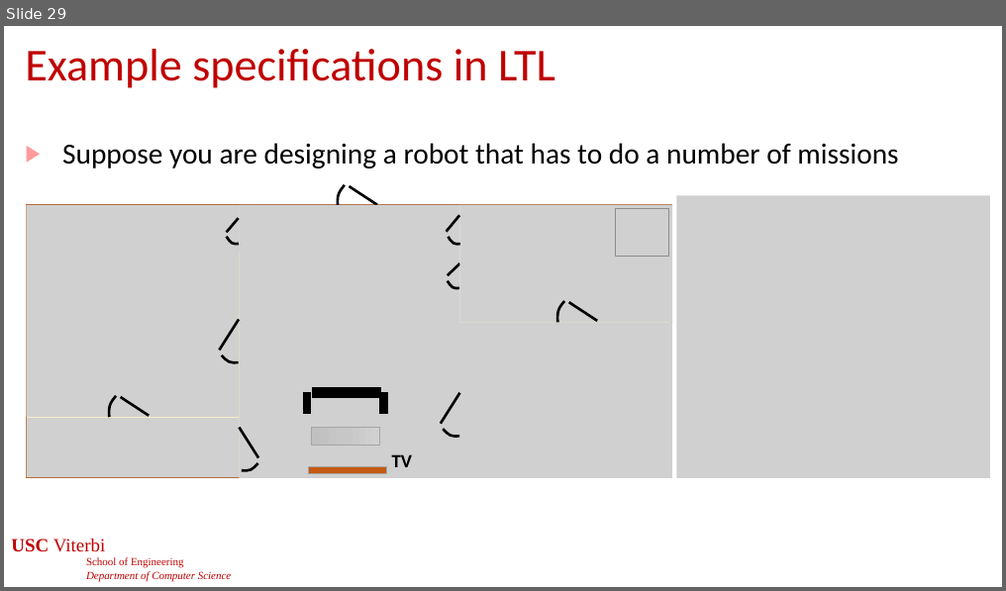
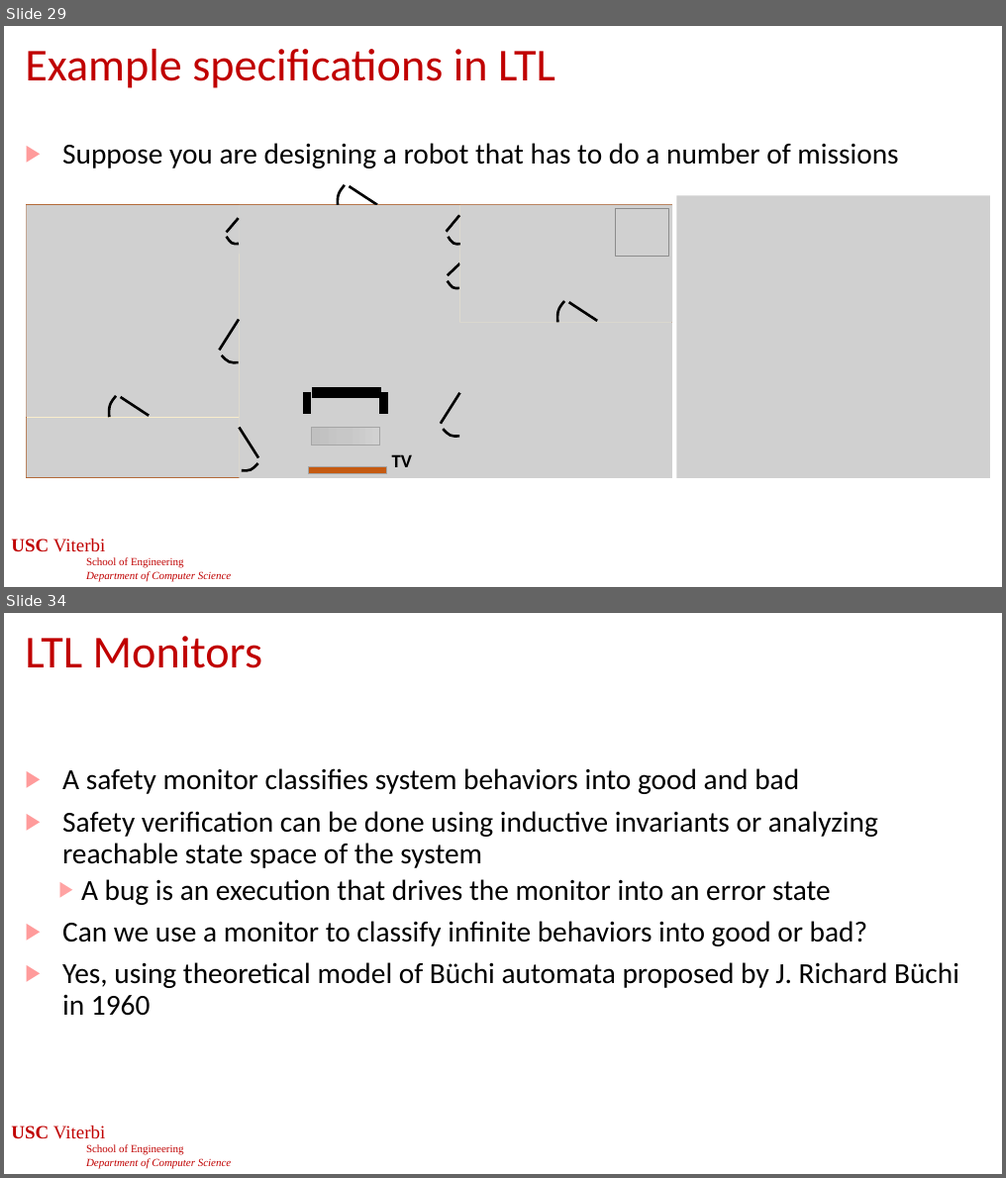
Before and after one commit to jdeshmukh/jdeshmukh.github.io, a slide deck: teaching/cs513slides/lecture6-Requirements and LTL.pptx. Shown one above the other, each under a label of ours: slide 29 before the commit, slides 29 and 34 after it; the slides between them are not shown. The pictures are 1006x591 and 1006x1178 pixels, drawn with LibreOffice and Linux fonts; fonts in the diff are those of the drawing; grey boxes stand for pictures; background and template pictures are left out. Boxes give left, top, right and bottom in pixels: in the first picture for what was removed or moved away, otherwise in the second. Text is boxed around its words. In the diff, an @@ line names an element or a change of style, - is before the commit and + after.

```diff
--- a/teaching/cs513slides/lecture6-Requirements and LTL.pptx
+++ b/teaching/cs513slides/lecture6-Requirements and LTL.pptx
@@ slide 34 added at (4,613,1002,1174), background #FFFFFF; not listed: 1 template element that a slide beside it also shows @@
@@ title added at (25,636,262,668), 44 pt, text #C00000 @@
+LTL Monitors
@@ text added at (62,768,959,1016), 28 pt, text #000000 @@
+▶ A safety monitor classifies system behaviors into good and bad
+▶ Safety verification can be done using inductive invariants or analyzing reachable state space of the system
+  ▶ A bug is an execution that drives the monitor into an error state
+▶ Can we use a monitor to classify infinite behaviors into good or bad?
+▶ Yes, using theoretical model of Büchi automata proposed by J. Richard Büchi in 1960
@@ page number added at (391,1134,616,1163), 24 pt, text #FFFFFF @@
+34
```
Also in this commit, not shown: 1 slide changed, 11 other slides added.
